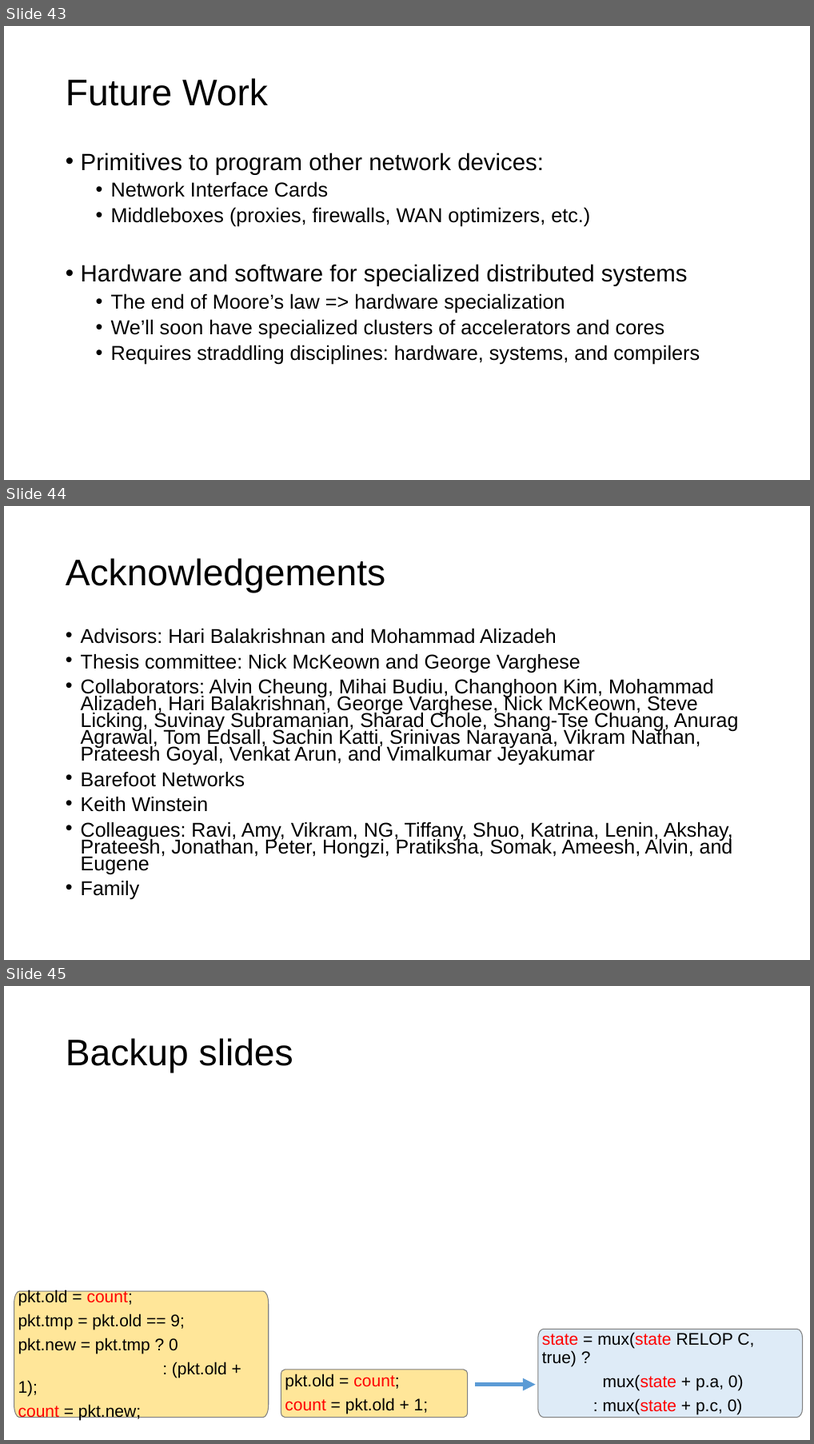
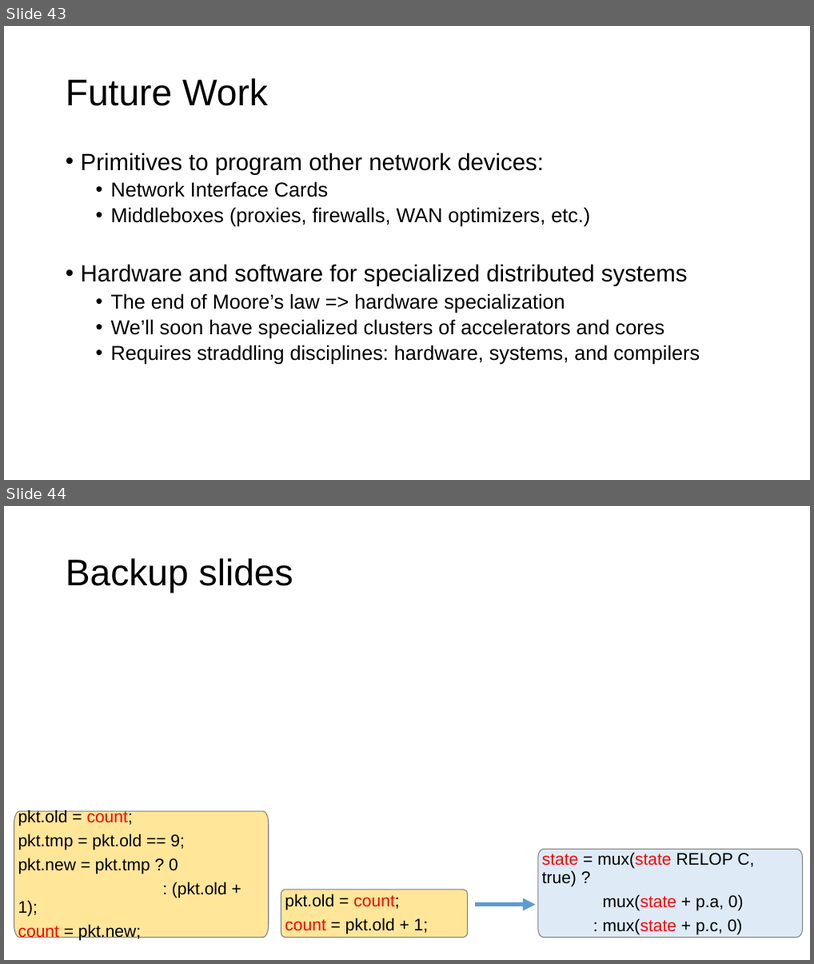
Before and after one commit to anirudhSK/pifo-domino-marple-ppts, a slide deck: combined_domino_pifo.pptx. Shown one above the other, each under a label of ours: slides 43, 44 and 45 before the commit, slides 43 and 44 after it. The pictures are 814x1444 and 814x964 pixels, drawn with LibreOffice and Linux fonts; fonts in the diff are those of the drawing. Boxes give left, top, right and bottom in pixels: in the first picture for what was removed or moved away, otherwise in the second. Text is boxed around its words. In the diff, an @@ line names an element or a change of style, - is before the commit and + after.

Commit message:
Remove acknowledgements slide for non-thesis-defense talks

```diff
--- a/combined_domino_pifo.pptx
+++ b/combined_domino_pifo.pptx
@@ slide 44 removed at (4, 506, 810, 960), background #FFFFFF @@
@@ title removed at (66, 558, 386, 593) @@
-Acknowledgements
@@ text removed at (81, 628, 739, 900) @@
-• Advisors: Hari Balakrishnan and Mohammad Alizadeh
-• Thesis committee: Nick McKeown and George Varghese
-• Collaborators: Alvin Cheung, Mihai Budiu, Changhoon Kim, Mohammad Alizadeh, Hari Balakrishnan, George Varghese, Nick McKeown, Steve Licking, Suvinay Subramanian, Sharad Chole, Shang-Tse Chuang, Anurag Agrawal, Tom Edsall, Sachin Katti, Srinivas Narayana, Vikram Nathan, Prateesh Goyal, Venkat Arun, and Vimalkumar Jeyakumar
-• Barefoot Networks
-• Keith Winstein
-• Colleagues: Ravi, Amy, Vikram, NG, Tiffany, Shuo, Katrina, Lenin, Akshay, Prateesh, Jonathan, Peter, Hongzi, Pratiksha, Somak, Ameesh, Alvin, and Eugene
-• Family
@@ what was slide 45 is now slide 44 @@
```
